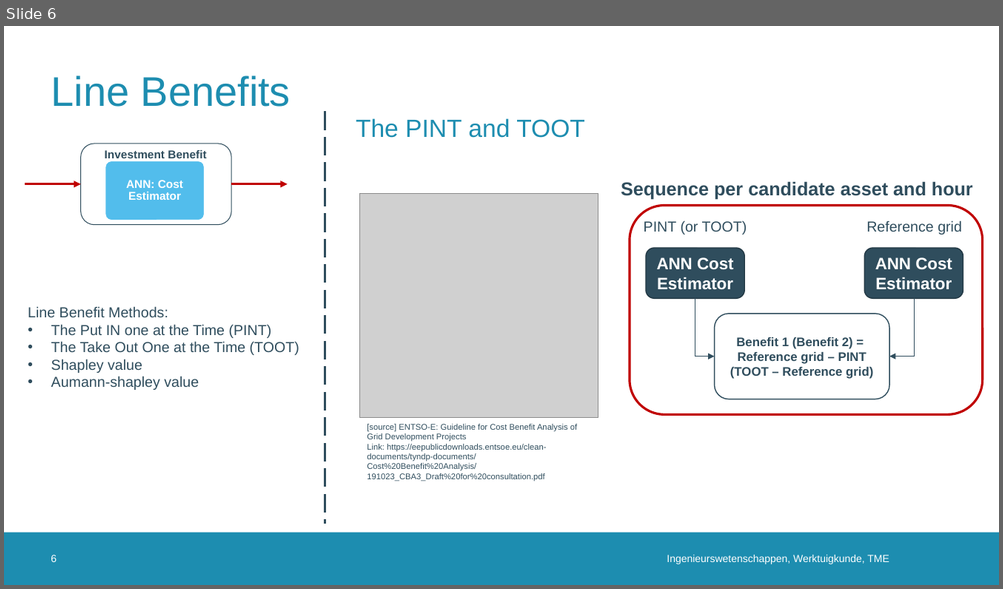
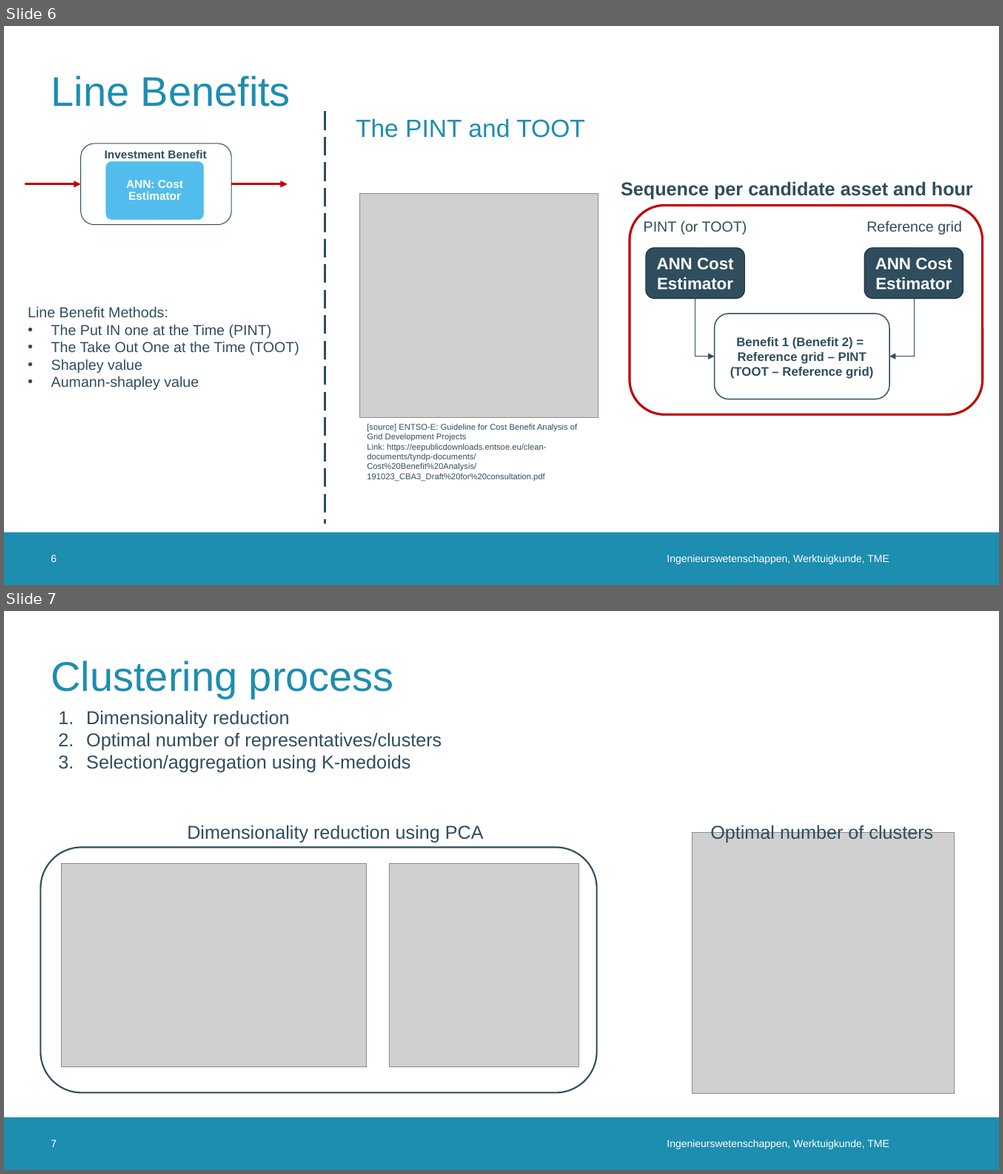
Before and after one commit to erikfilias/JointResearch, a slide deck: 02. Presentations/PresentationGroup.pptx. Shown one above the other, each under a label of ours: slide 6 before the commit, slides 6 and 7 after it. The pictures are 1003x589 and 1003x1174 pixels, drawn with LibreOffice and Linux fonts; fonts in the diff are those of the drawing; grey boxes stand for pictures; background and template pictures are left out. Boxes give left, top, right and bottom in pixels: in the first picture for what was removed or moved away, otherwise in the second. Text is boxed around its words. In the diff, an @@ line names an element or a change of style, - is before the commit and + after.

```diff
--- a/02. Presentations/PresentationGroup.pptx
+++ b/02. Presentations/PresentationGroup.pptx
@@ slide 7 added at (4, 611, 999, 1170), background #FFFFFF; not listed: 1 template element that a slide beside it also shows @@
@@ title added at (51, 661, 394, 698), 40 pt, text #1D8DB0 @@
+Clustering process
@@ text added at (86, 710, 441, 773), 18 pt, text #2F4D5D @@
+1. Dimensionality reduction
+2. Optimal number of representatives/clusters
+3. Selection/aggregation using K-medoids
@@ text added at (187, 825, 484, 843), 18 pt, text #2F4D5D @@
+Dimensionality reduction using PCA
@@ picture added at (692, 832, 954, 1094) @@
@@ text added at (710, 824, 933, 843), 18 pt, text #2F4D5D @@
+Optimal number of clusters
@@ rounded rectangle added at (40, 848, 597, 1093), outline #2F4D5D 1.5 pt @@
@@ picture added at (62, 864, 367, 1068) @@
@@ picture added at (389, 864, 578, 1068) @@
@@ page number added at (51, 1140, 57, 1147), 10 pt, text #FFFFFF @@
+7
@@ text added at (666, 1140, 889, 1150), 10 pt, text #FFFFFF @@
+Ingenieurswetenschappen, Werktuigkunde, TME
```
Also in this commit, not shown: 2 slides changed, 1 other slide added.
